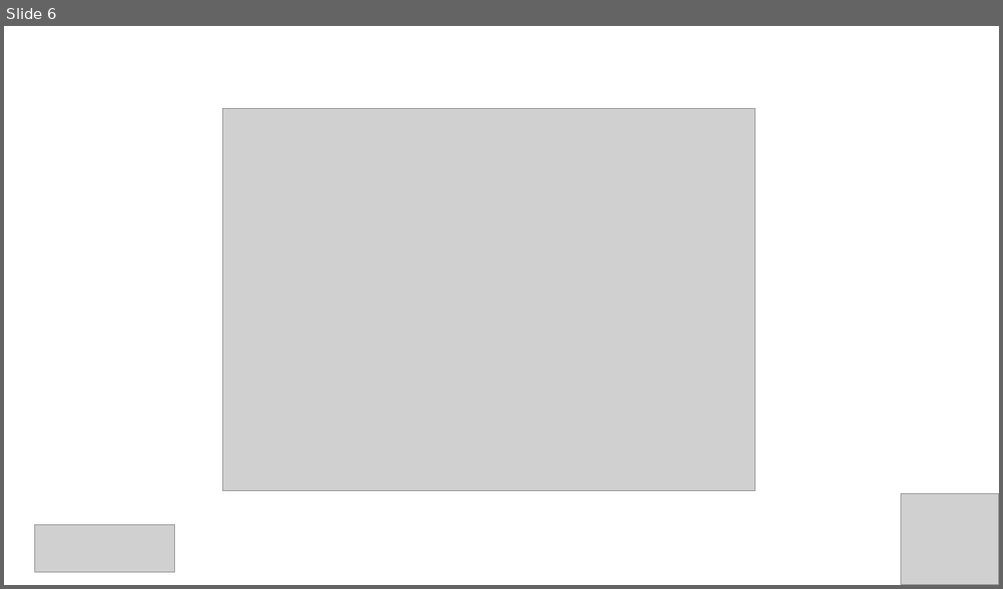
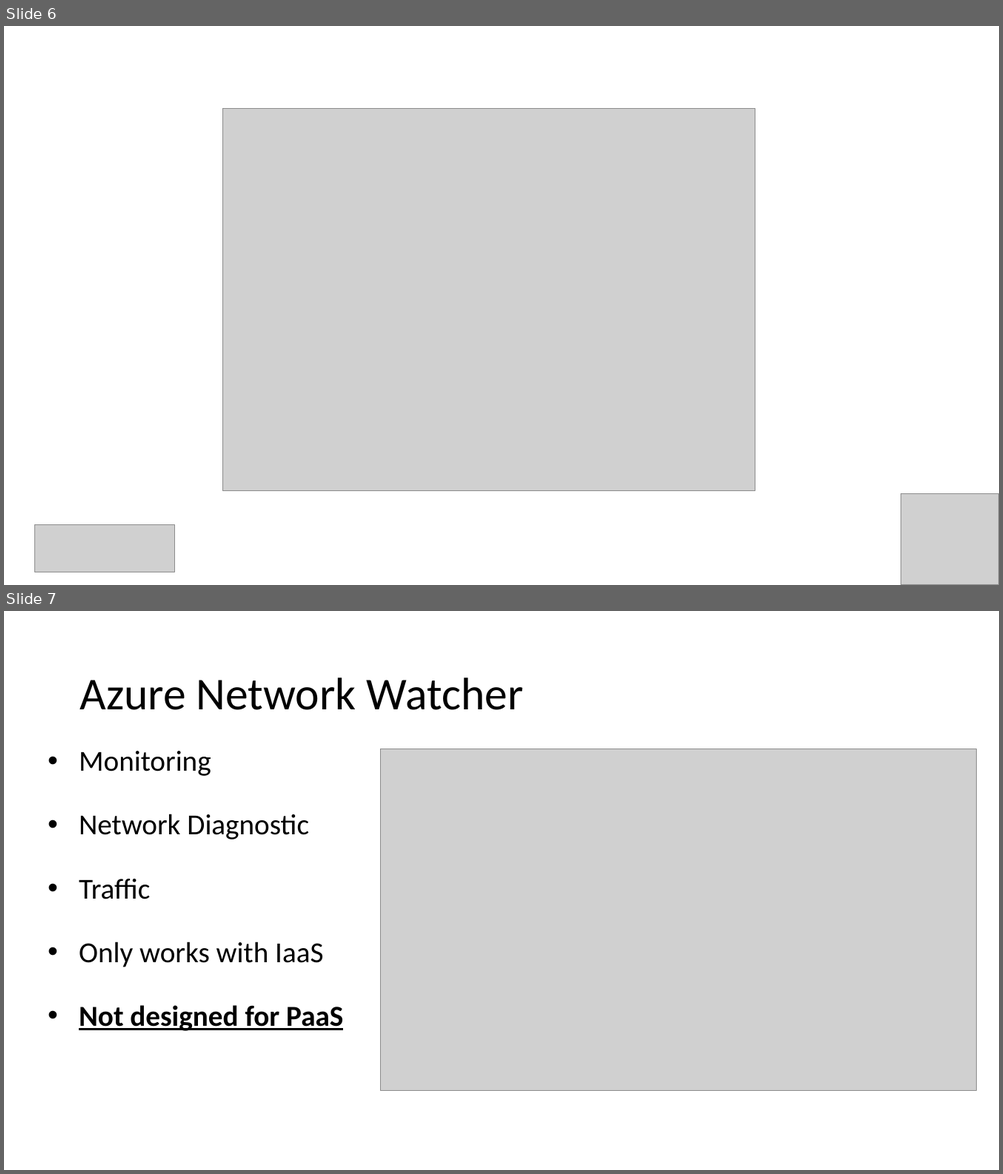
Before and after one commit to kalv25/azure-network-watcher, a slide deck: slides/working-with-azure-network-watcher.ppt. Shown one above the other, each under a label of ours: slide 6 before the commit, slides 6 and 7 after it. The pictures are 1003x589 and 1003x1174 pixels, drawn with LibreOffice and Linux fonts; fonts in the diff are those of the drawing; grey boxes stand for pictures. Boxes give left, top, right and bottom in pixels: in the first picture for what was removed or moved away, otherwise in the second. Text is boxed around its words. In the diff, an @@ line names an element or a change of style, - is before the commit and + after.

```diff
--- a/slides/working-with-azure-network-watcher.ppt
+++ b/slides/working-with-azure-network-watcher.ppt
@@ slide 7 added at [4,611,999,1170], background #FFFFFF @@
@@ title added at [79,678,523,710], 44 pt, text #000000 @@
+Azure Network Watcher
@@ text added at [79,751,343,1031], 28 pt, text #000000 @@
+• Monitoring
+• Network Diagnostic
+• Traffic
+• Only works with IaaS
+• Not designed for PaaS
@@ picture added at [381,749,976,1091] @@
```
Also in this commit, not shown: 6 other slides added.
